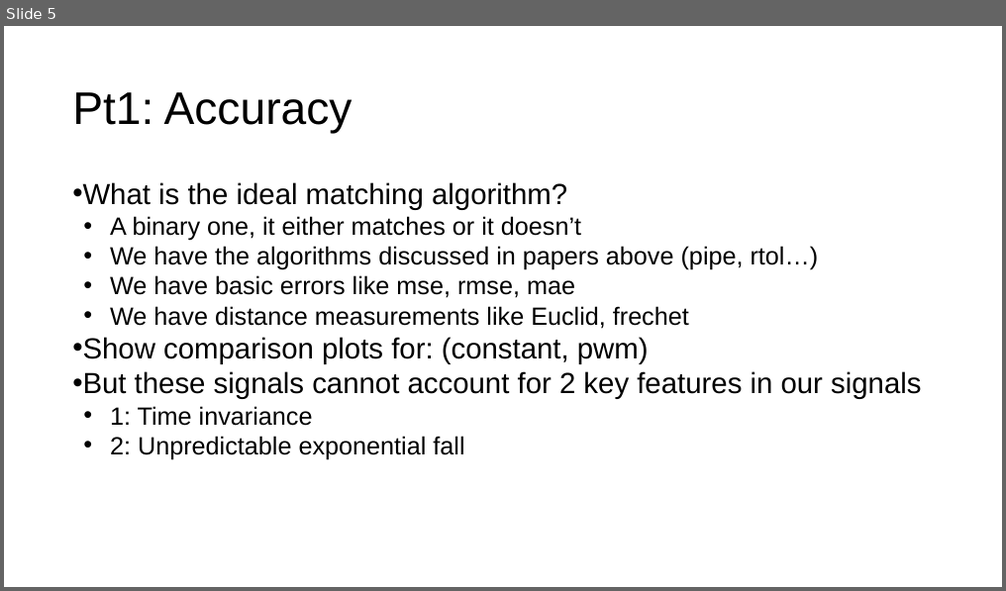
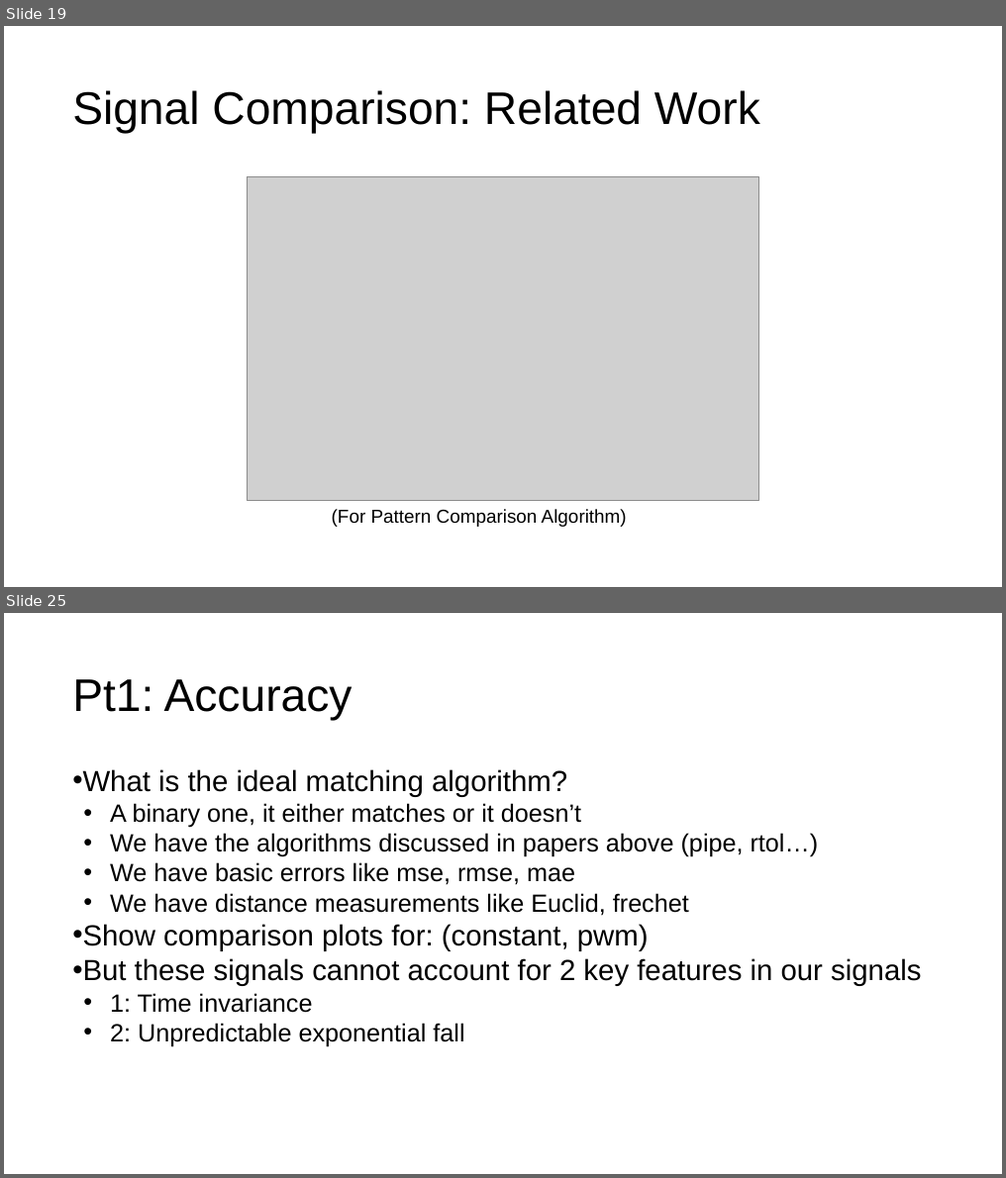
Before and after one commit to GNPower/TestpointDSL, a slide deck: Seminar Presentation/DSL for HIL Testing.pptx. Shown one above the other, each under a label of ours: slide 5 before the commit, slides 19 and 25 after it; the slides between them are not shown. The pictures are 1006x591 and 1006x1178 pixels, drawn with LibreOffice and Linux fonts; fonts in the diff are those of the drawing; grey boxes stand for pictures. Boxes give left, top, right and bottom in pixels: in the first picture for what was removed or moved away, otherwise in the second. Text is boxed around its words. In the diff, an @@ line names an element or a change of style, - is before the commit and + after.

```diff
--- a/Seminar Presentation/DSL for HIL Testing.pptx
+++ b/Seminar Presentation/DSL for HIL Testing.pptx
@@ slide 19 added at box(4, 26, 1002, 587), background #FFFFFF @@
@@ title added at box(72, 90, 760, 134), 44 pt, text #000000 @@
+Signal Comparison: Related Work
@@ picture added at box(247, 177, 759, 501) @@
@@ text added at box(332, 509, 627, 527), 18 pt, text #000000 @@
+(For Pattern Comparison Algorithm)
@@ what was slide 5 is now slide 25 @@
```
Also in this commit, not shown: 5 slides changed, 21 other slides added, 18 other files.
